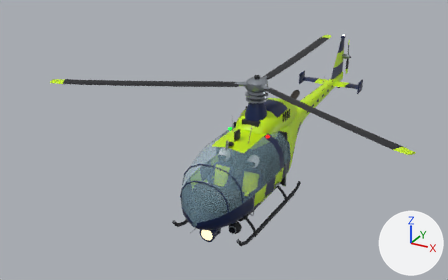
Renders of the glTF model web/public/assets/props/helicopter.glb from each side of a commit.
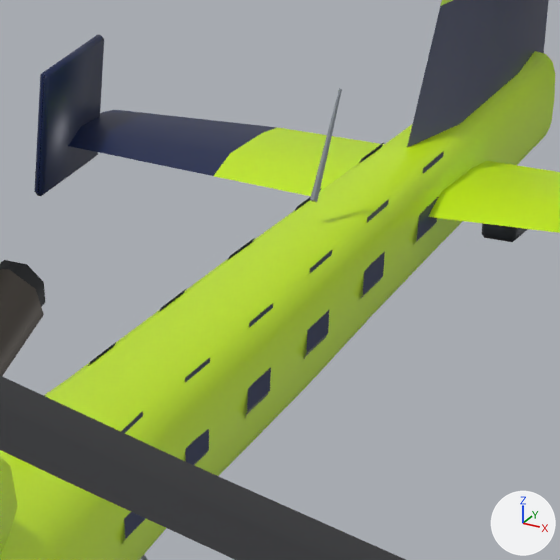
Old and new are each drawn whole from a camera (50 mm lens) standing at (6.02, -11.86, 6.65) and looking at (-1.26, 1.39, 0.02) and again close up on the part from 66% to 77% of the width and 24% to 41% of the height. The axes (+X, +Y, +Z) are drawn at lower right. The lights are the same throughout. The last two pictures show the newer version. Where no turn or scale is listed for an object, it has been applied to the vertices. Vertices at exactly the same position are counted once.

The scene before the commit, as lines of its bpy script (objects in view):
```python
me_fuselage = bpy.data.meshes.new('fuselage')
me_fuselage.from_pydata(...)  # 2907 vertices, 5204 faces; spans x -0.97..0.97, y -2.4..7.14, z -0.85..1.85
me_fuselage.materials.append(mat_glass)  # blue #a8cfe0
me_fuselage.materials.append(mat_navy)  # dark blue #0b1f4d
me_fuselage.materials.append(mat_hivis)  # green #c6ee0c
me_fuselage.materials.append(mat_door_line)  # black #0c0e11
me_fuselage.materials.append(mat_steel)  # grey #9aa1a9
me_fuselage.materials.append(mat_dark)  # black #1d2024
me_fuselage.materials.append(mat_exhaust)  # dark grey #59534d
me_fuselage.materials.append(mat_skid)  # dark grey #2c3036
me_fuselage.materials.append(mat_panel)  # dark blue #2a3a4e
me_fuselage.materials.append(mat_seat)  # dark grey #30343c
me_fuselage.materials.append(mat_vest)  # green #d4f21a
me_fuselage.materials.append(mat_crew_suit)  # dark blue #17254f
me_fuselage.materials.append(mat_helmet)  # white #eef0f2
me_fuselage.materials.append(mat_visor)  # black #0b1218
me_fuselage.materials.append(mat_boots)  # black #14161a
me_rotor_main = bpy.data.meshes.new('rotor_main')
me_rotor_main.from_pydata(...)  # 332 vertices, 616 faces; spans x -4.21..4.21, y -2.5..4.8, z -0.24..0.24
# faces by material slot: [344, 32, 192, 48]
me_rotor_main.materials.append(mat_steel)  # grey #9aa1a9
me_rotor_main.materials.append(mat_dark)  # black #1d2024
me_rotor_main.materials.append(mat_blade)  # black #1b1d22
me_rotor_main.materials.append(mat_hivis)  # green #c6ee0c
ob_fuselage = bpy.data.objects.new('fuselage', me_fuselage)
ob_fuselage.location = (0.0, 0.0, 0.0)
ob_rotor_main = bpy.data.objects.new('rotor_main', me_rotor_main)
ob_rotor_main.location = (0.0, 0.7, 1.95)
```
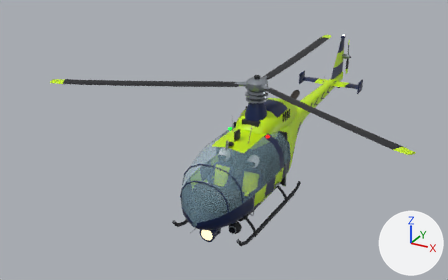
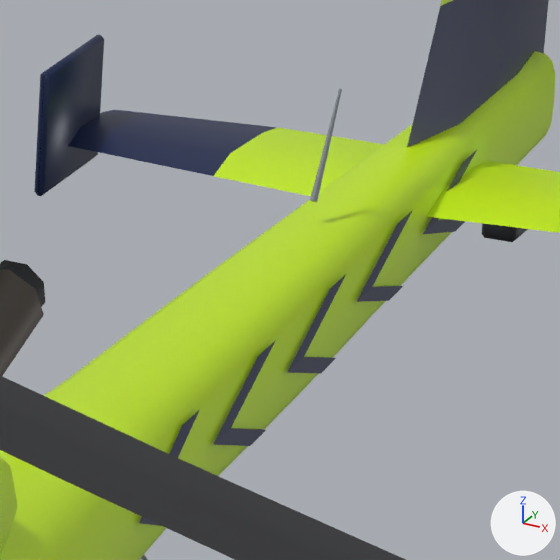
The edits, one by one:
me_fuselage is used by ob_fuselage; location (0.0, 0.0, 0.0).
me_fuselage had 2907 vertices, 5204 faces and spanned x -0.97..0.97, y -2.4..7.14, z -0.85..1.85.
me_fuselage now has 2895 vertices, 5196 faces and spans x -0.97..0.97, y -2.4..7.14, z -0.85..1.85.
me_fuselage part 1: 6 loose pieces with 36 vertices, spanning x -0.22..0.22, y 3.5..6.07, z 0.14..0.55, are deleted.
Part 2, on me_fuselage:
36 vertices are removed from x -0.2..0.2, y 3.95..5.17, z 0.18..0.54.
24 faces are deleted.
30 vertices are added at x -0.21..0.21, y 3.6..6.27, z 0.21..0.5.
20 new vertices lie (0.0, 0.13, 0.0) away from vertices in x -0.21..0.21, y 3.6..6.14, z 0.24..0.5.
5 new vertices lie (0.01, 0.13, 0.0) away from vertices in x -0.19..-0.11, y 3.94..6.14, z 0.21..0.48.
5 new vertices lie (0.01, -0.13, 0.0) away from vertices in x 0.1..0.18, y 4.07..6.27, z 0.21..0.48.
40 new faces join them, mat_navy (dark blue #0b1f4d).

Where the change shows, as pixel boxes (x1, y1, x2, y2) in the close-ups (560 x 560 px):
part 1 of me_fuselage, deleted
    before: (44, 143, 444, 541)
part 2 of me_fuselage, built on
    before: (89, 238, 332, 465)
    after: (139, 150, 477, 526)
